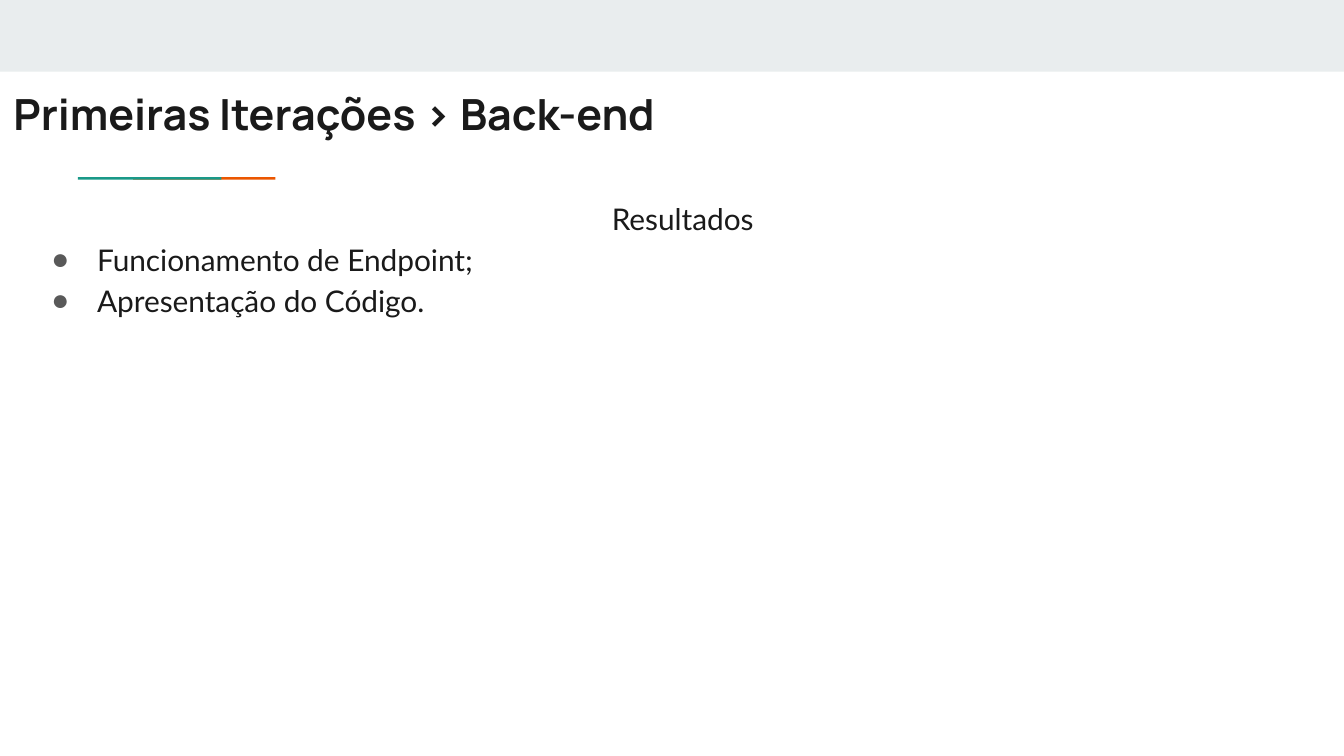
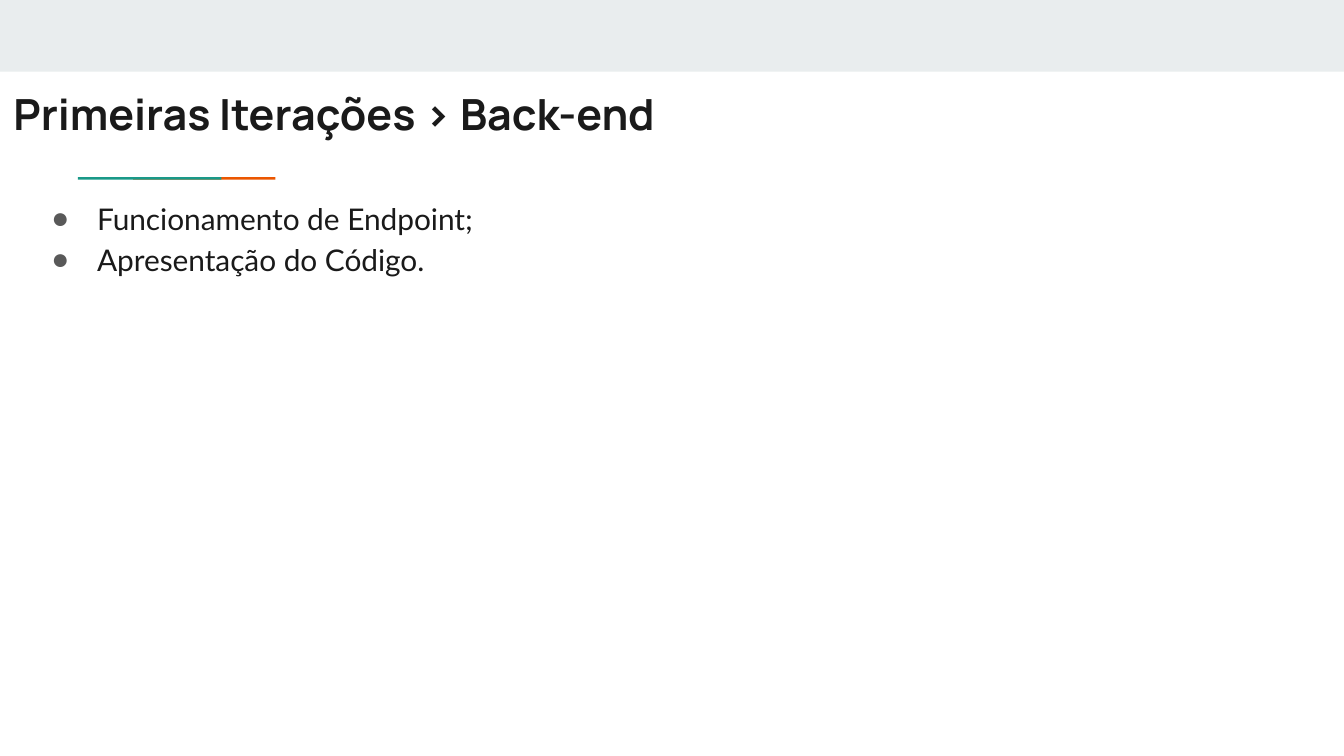
Before and after one commit to MaxCosta0/engenharia-de-software, a slide deck: slide 18 of src/main/docs/ApresentacaoSGH.pptx. Drawn at 1344x756 pixels with LibreOffice and Linux fonts; fonts in the diff are those of the drawing. Boxes give left, top, right and bottom in pixels: in the first picture for what was removed or moved away, otherwise in the second. Text is boxed around its words. In the diff, an @@ line names an element or a change of style, - is before the commit and + after.

```diff
--- a/src/main/docs/ApresentacaoSGH.pptx
+++ b/src/main/docs/ApresentacaoSGH.pptx
@@ text at (x1=612, y1=208, x2=754, y2=231): paragraph removed @@
-Resultados
```
Also in this commit, not shown: 15 other slides changed, 2 other files.
